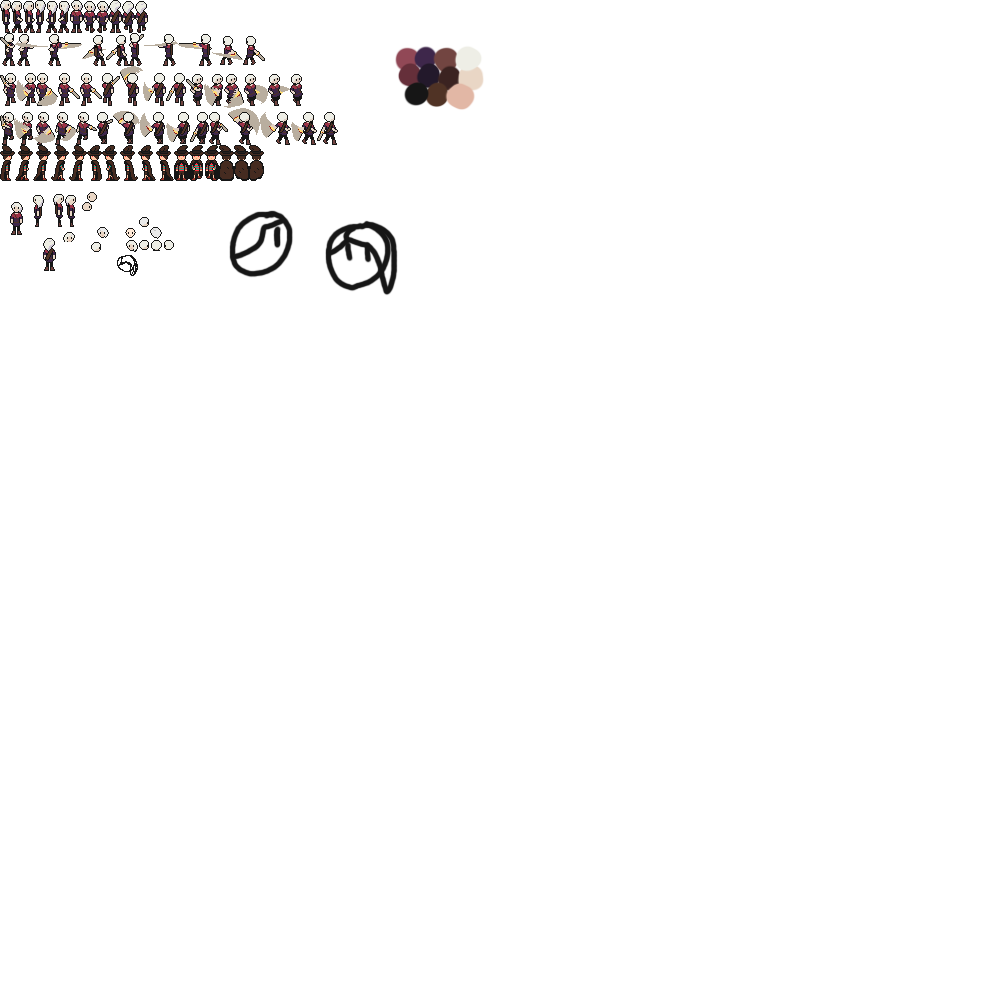
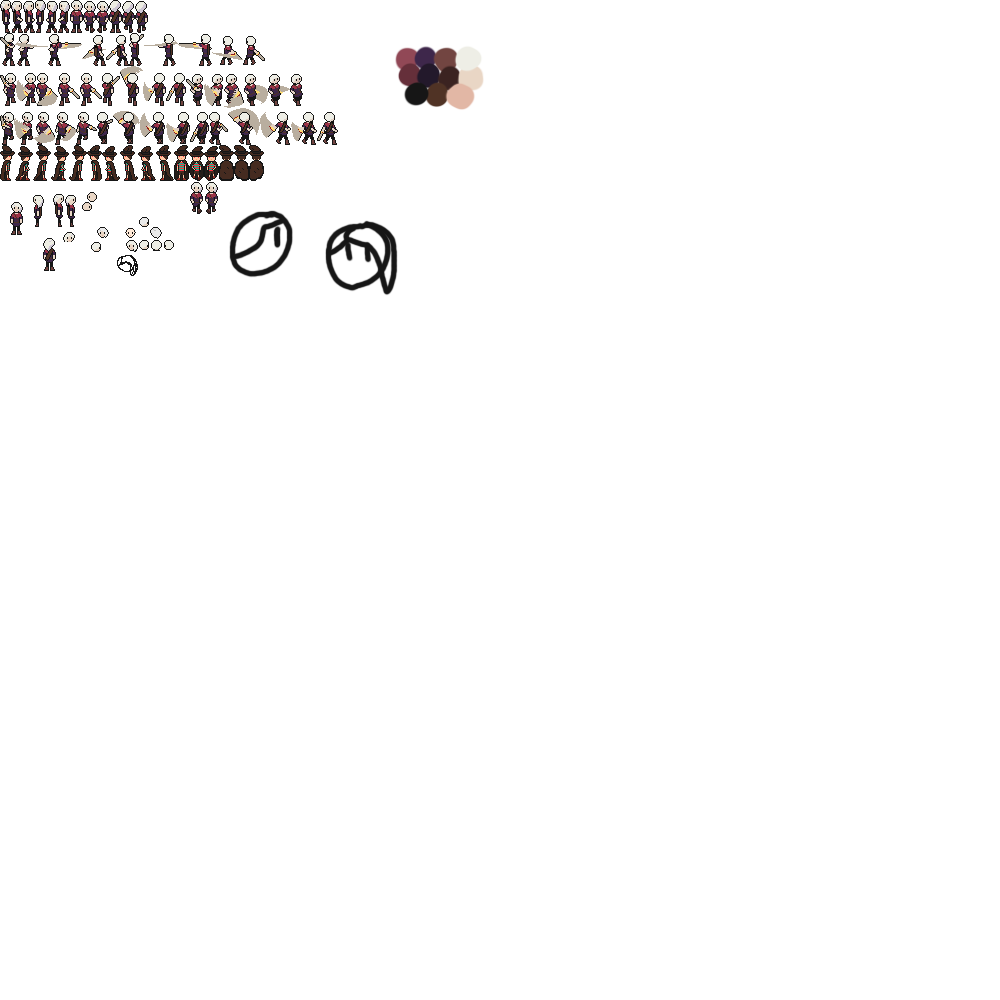
Layer changes from the first 1000x1000 image to the second:
painted on "Layer 1" over [1, 2, 219, 214]
